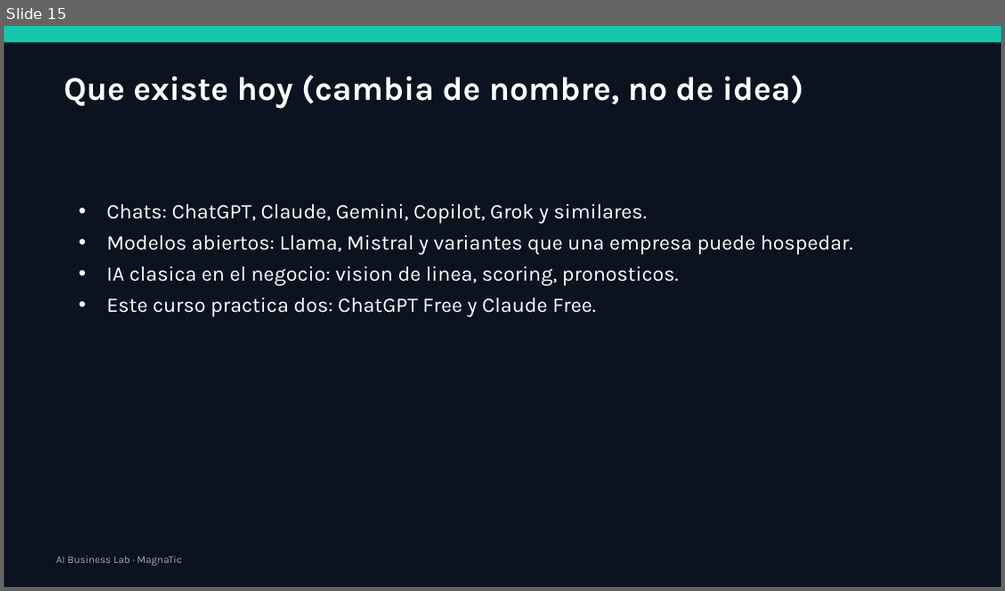
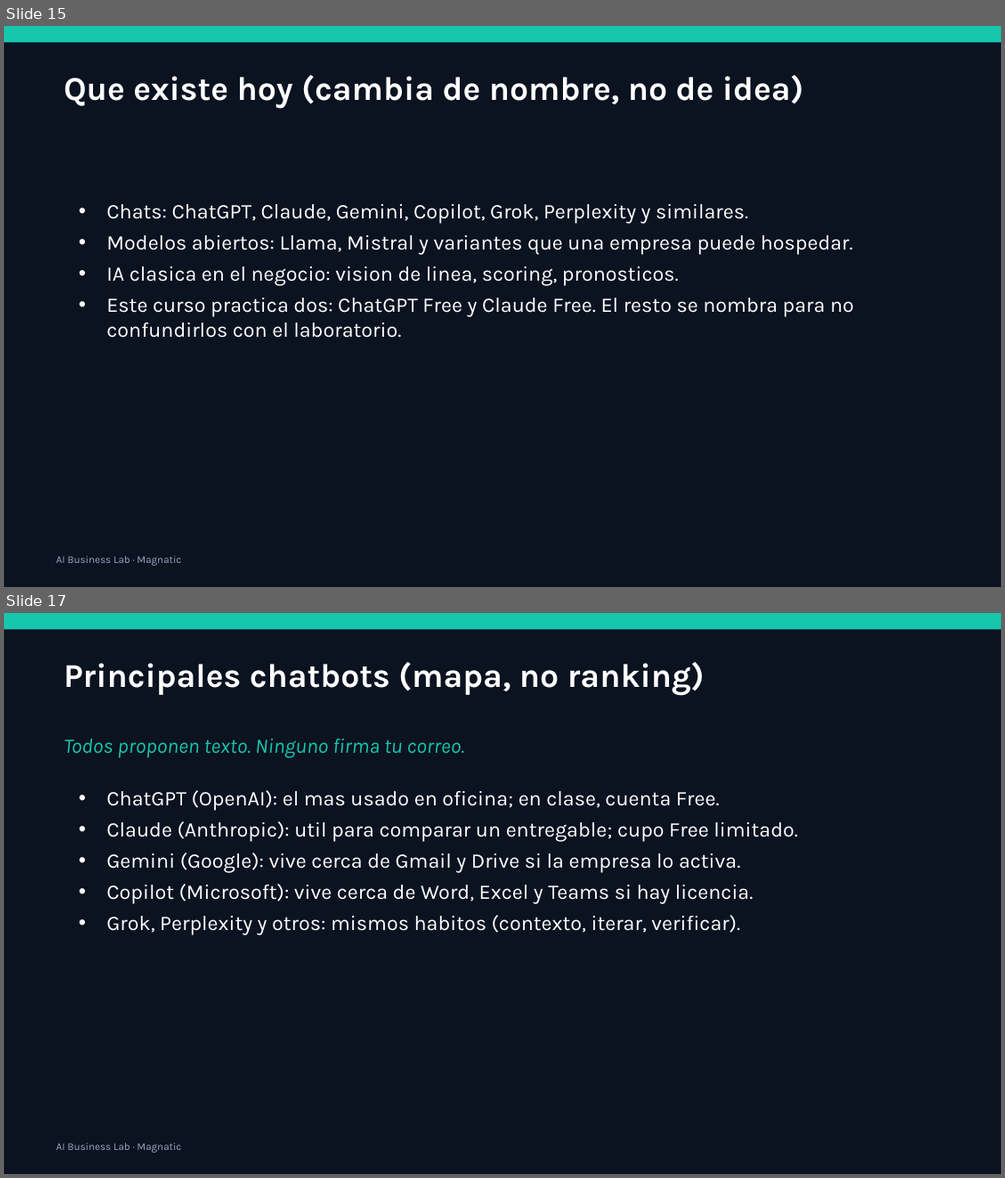
Before and after one commit to xander0408/CURSOS, a slide deck: AI-Business-Lab-Presentacion.pptx. Shown one above the other, each under a label of ours: slide 15 before the commit, slides 15 and 17 after it; the slides between them are not shown. The pictures are 1005x591 and 1005x1178 pixels, drawn with LibreOffice and Linux fonts; fonts in the diff are those of the drawing. Boxes give left, top, right and bottom in pixels: in the first picture for what was removed or moved away, otherwise in the second. Text is boxed around its words. In the diff, an @@ line names an element or a change of style, - is before the commit and + after.

```diff
--- a/AI-Business-Lab-Presentacion.pptx
+++ b/AI-Business-Lab-Presentacion.pptx
@@ slide 17 added at box(4, 613, 1001, 1174), background #0B1220 @@
@@ rectangle added at box(4, 613, 1001, 629), fill #16C6AD @@
@@ text added at box(64, 662, 704, 696), 32 pt, text #FFFFFF, bold @@
+Principales chatbots (mapa, no ranking)
@@ text added at box(64, 738, 464, 758), 20 pt, text #16C6AD, italic @@
+Todos proponen texto. Ninguno firma tu correo.
@@ text added at box(106, 790, 798, 934), 20 pt, text #FFFFFF @@
+• ChatGPT (OpenAI): el mas usado en oficina; en clase, cuenta Free.
+• Claude (Anthropic): util para comparar un entregable; cupo Free limitado.
+• Gemini (Google): vive cerca de Gmail y Drive si la empresa lo activa.
+• Copilot (Microsoft): vive cerca de Word, Excel y Teams si hay licencia.
+• Grok, Perplexity y otros: mismos habitos (contexto, iterar, verificar).
@@ text added at box(57, 1143, 181, 1152), 10 pt, text #9AA8C2 @@
+AI Business Lab · Magnatic
@@ slide 15 changed as well @@
@@ text at box(106, 204, 748, 223): text changed @@
-• Chats: ChatGPT, Claude, Gemini, Copilot, Grok y similares.
+• Chats: ChatGPT, Claude, Gemini, Copilot, Grok, Perplexity y similares.
@@ text at box(106, 297, 854, 338): text changed @@
-• Este curso practica dos: ChatGPT Free y Claude Free.
+• Este curso practica dos: ChatGPT Free y Claude Free. El resto se nombra para no confundirlos con el laboratorio.
@@ text at box(57, 556, 181, 565): text changed @@
-AI Business Lab · MagnaTic
+AI Business Lab · Magnatic
```
Also in this commit, not shown: 67 other slides changed, 8 other slides added, 24 other files.
